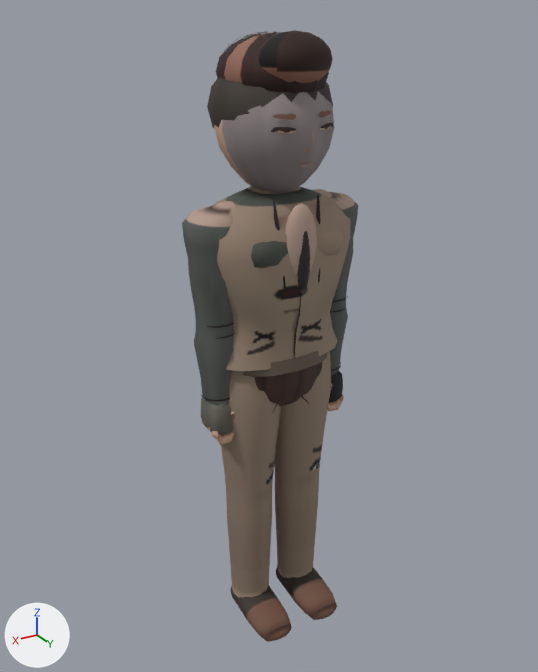
Two versions of the glTF model assets/models/kimjaehoon_a.glb, one commit apart.
Before and after are seen from a 50 mm lens placed at (1.155, 1.894, 1.988), pointed at (0.004, -0.024, 1.029). Lighting does not change. The marker at lower left points along +X, +Y and +Z. The first picture is the older version. Vertices at exactly the same position are counted once.

In view in the first picture: 'Body'.
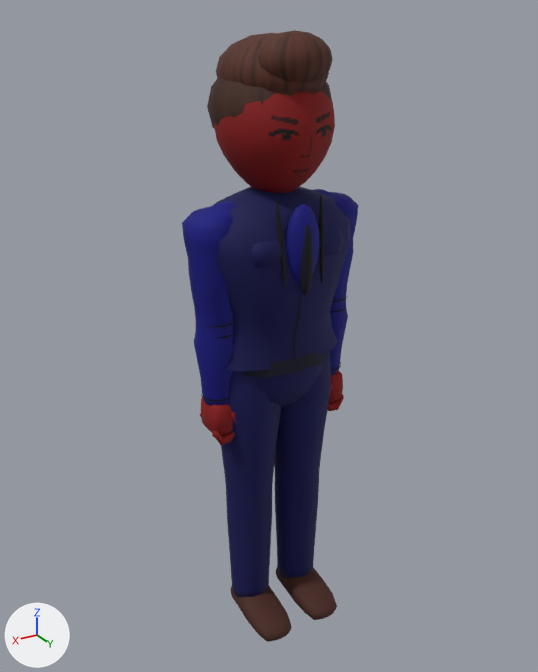
Diff of the bpy script that builds the scene:
```diff
--- a/assets/models/kimjaehoon_a.glb.py
+++ b/assets/models/kimjaehoon_a.glb.py
@@ me_mesh_0 @@
 # used by ob_body; location = (0.0, 0.0, 0.0)
-me_mesh_0.from_pydata(...)  # 4357 vertices, 7842 faces; spans x -0.3..0.3, y -0.2..0.22, z -0.02..1.95
+me_mesh_0.from_pydata(...)  # 3617 vertices, 6726 faces; spans x -0.3..0.3, y -0.2..0.22, z -0.02..1.95
+# me_mesh_0 part 1: 14 loose pieces with 602 vertices, spanning x -0.1..0.1, y 0.15..0.18, z 1.6..1.75, are deleted
+# me_mesh_0 part 2: 113 vertices moved from x -0.08..0.08, y -0.1..0.17, z 1.23..1.7 to x -0.08..0.08, y -0.1..0.18, z 1.23..1.7; 654 vertices removed from x -0.17..0.17, y -0.18..0.18, z 1.23..1.95; 516 vertices added at x -0.17..0.17, y -0.17..0.19, z 1.23..1.88
+# me_mesh_0 part 3: 5462 kept faces spanning x -0.3..0.3, y -0.2..0.22, z -0.02..1.95 get new vertex colours
+# other edits to the shape of me_mesh_0 do not show in these pictures
 me_mesh_0.materials.append(mat_material_0)
```

What differs and where, as boxes (x1, y1, x2, y2) in the pictures (538 x 672 px; the box of a moved part takes in the faces that stretch with it):
part 1 of me_mesh_0, deleted: before (271, 111, 333, 167)
part 2 of me_mesh_0, moved or reshaped: before (214, 31, 335, 295); after (214, 83, 335, 296)
part 3 of me_mesh_0, recoloured (brown to blue): (182, 30, 358, 642) in both
